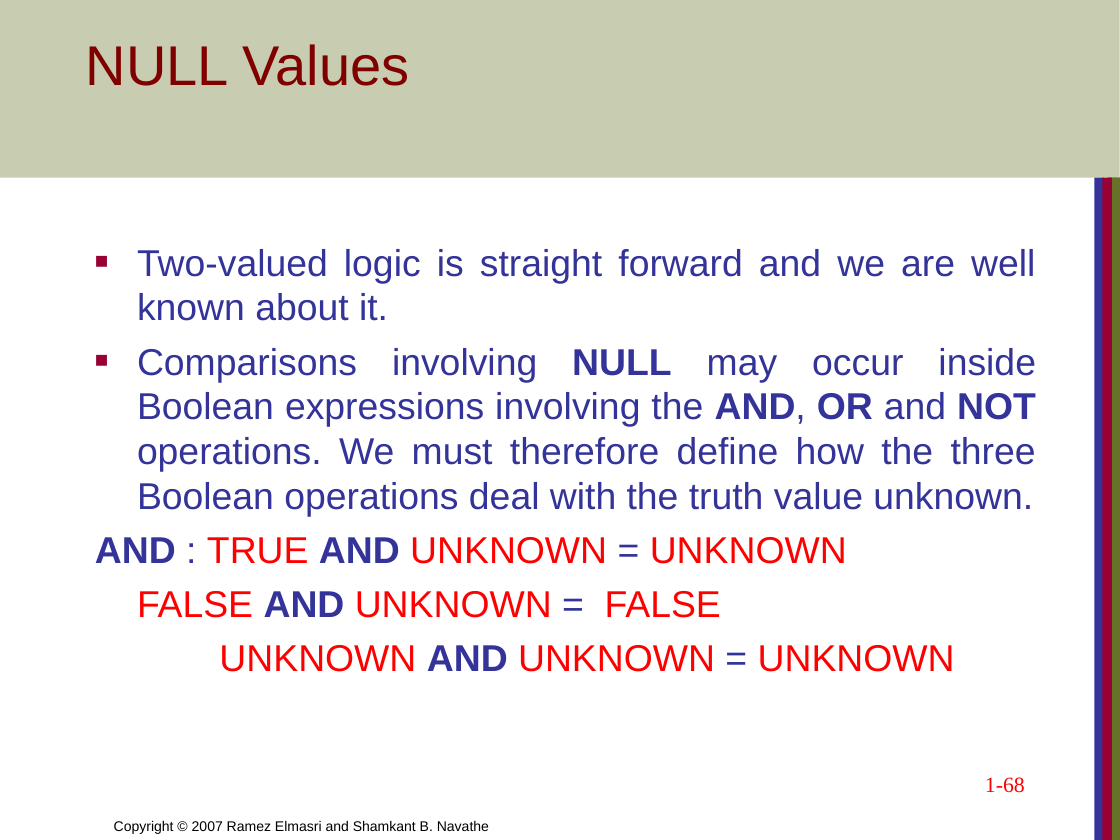
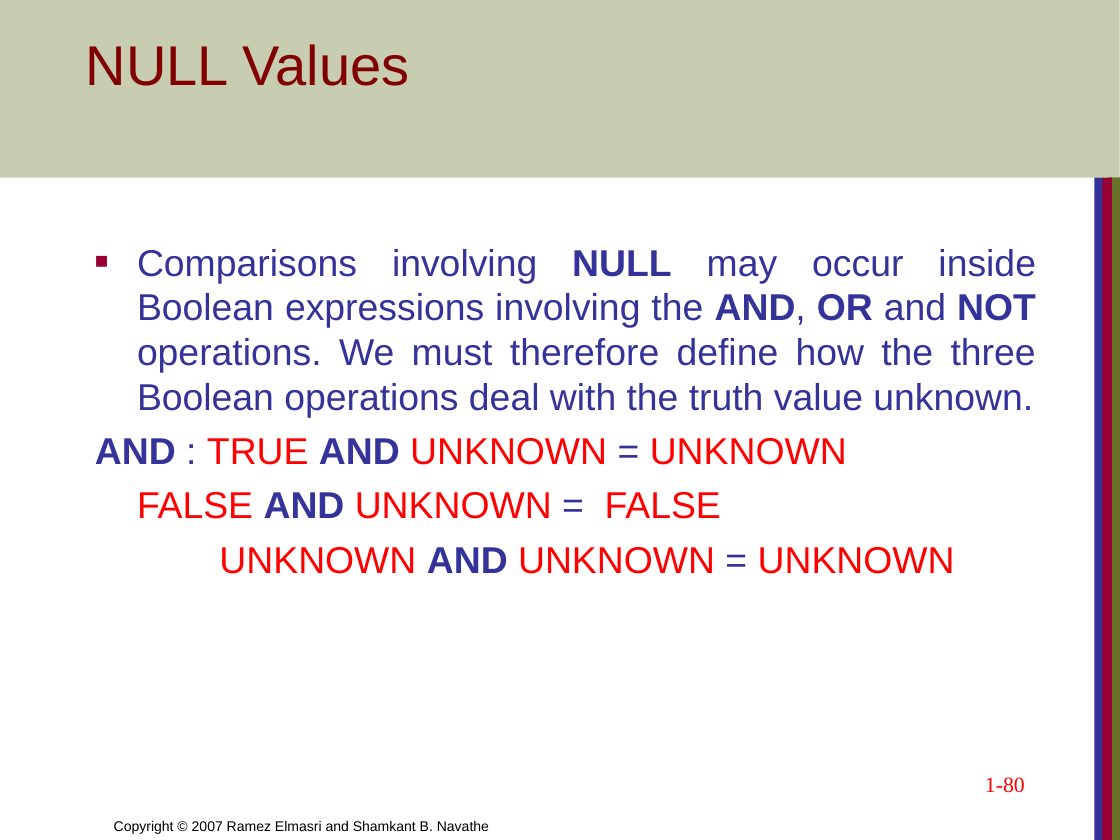
Before and after one commit to CodewothArjun/CSIT_4th_Sem, a slide deck: slide 80 of Database Management System/Unit 5 Relational Algebra and Relational Calculus.ppt (slide 68 before the commit). Drawn at 1120x840 pixels with LibreOffice and Linux fonts; fonts in the diff are those of the drawing. Boxes give left, top, right and bottom in pixels: in the first picture for what was removed or moved away, otherwise in the second. Text is boxed around its words. In the diff, an @@ line names an element or a change of style, - is before the commit and + after.

```diff
--- a/Database Management System/Unit 5 Relational Algebra and Relational Calculus.ppt
+++ b/Database Management System/Unit 5 Relational Algebra and Relational Calculus.ppt
@@ text at [137, 249, 1035, 321]: paragraph removed @@
-■ Two-valued logic is straight forward and we are well known about it.
@@ page number at [985, 777, 1025, 793]: text changed @@
-1-68
+1-80
```
Also in this commit, not shown: 6 other slides changed, 14 slides added, 11 slides removed, 8 other files.
